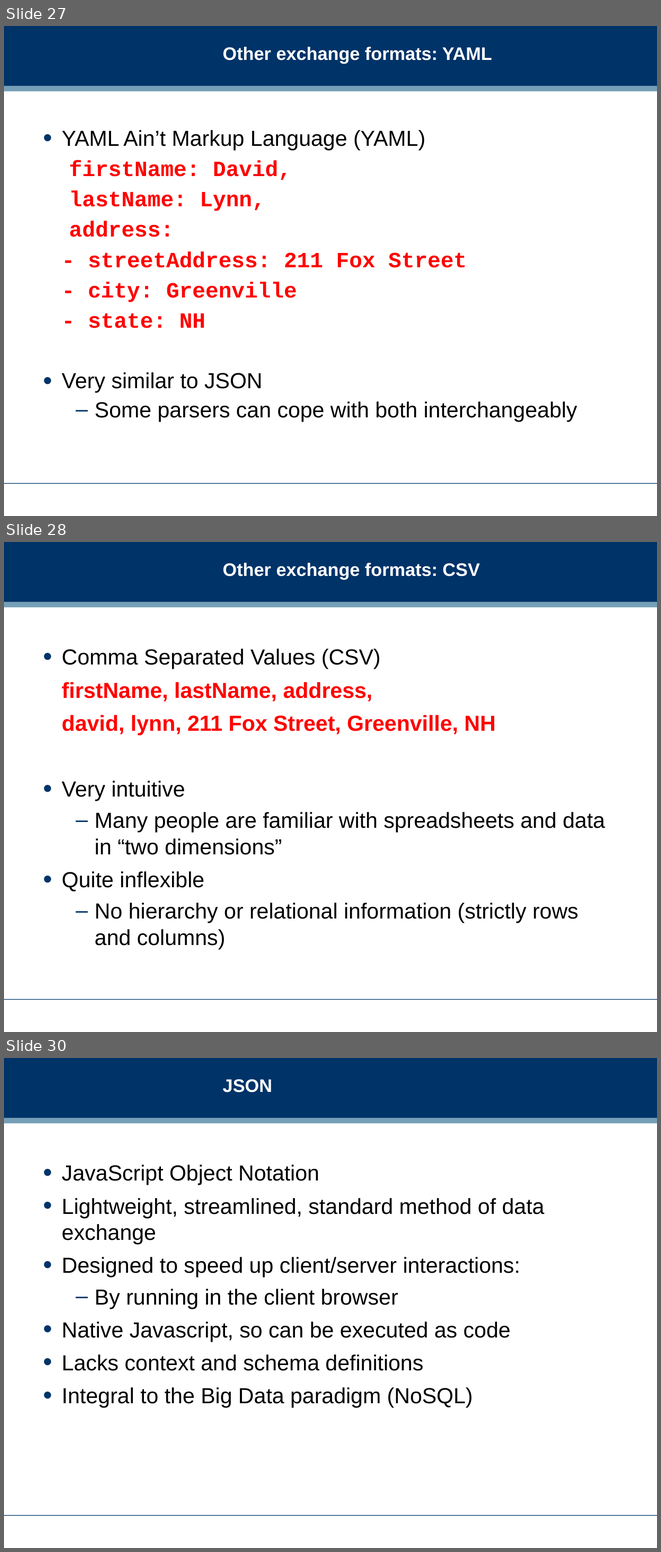
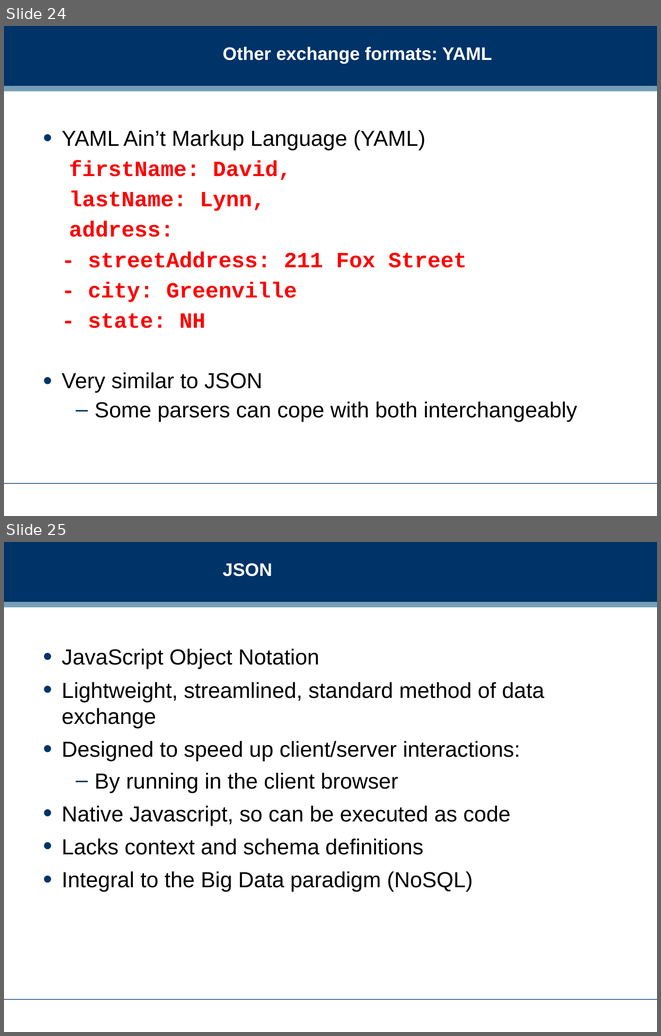
Before and after one commit to dreamind/ix, a slide deck: lectures/representing-data/json.ppt. Shown one above the other, each under a label of ours: slides 27, 28 and 30 before the commit, slides 24 and 25 after it; the slides between them are not shown. The pictures are 661x1552 and 661x1036 pixels, drawn with LibreOffice and Linux fonts; fonts in the diff are those of the drawing; background and template pictures are left out. Boxes give left, top, right and bottom in pixels: in the first picture for what was removed or moved away, otherwise in the second. Text is boxed around its words. In the diff, an @@ line names an element or a change of style, - is before the commit and + after.

```diff
--- a/lectures/representing-data/json.ppt
+++ b/lectures/representing-data/json.ppt
@@ slide 28 removed at (4,542,657,1032), background #FFFFFF; not listed: 3 template elements that a slide beside it also shows @@
@@ title removed at (223,563,479,580) @@
-Other exchange formats: CSV
@@ text removed at (62,649,605,949) @@
-• Comma Separated Values (CSV)
-firstName, lastName, address,
-david, lynn, 211 Fox Street, Greenville, NH
-• Very intuitive
-  – Many people are familiar with spreadsheets and data in “two dimensions”
-• Quite inflexible
-  – No hierarchy or relational information (strictly rows and columns)
@@ what was slide 27 is now slide 24 @@
@@ what was slide 30 is now slide 25 @@
```
Also in this commit, not shown: 4 slides changed, 4 other slides removed, 28 other files.
